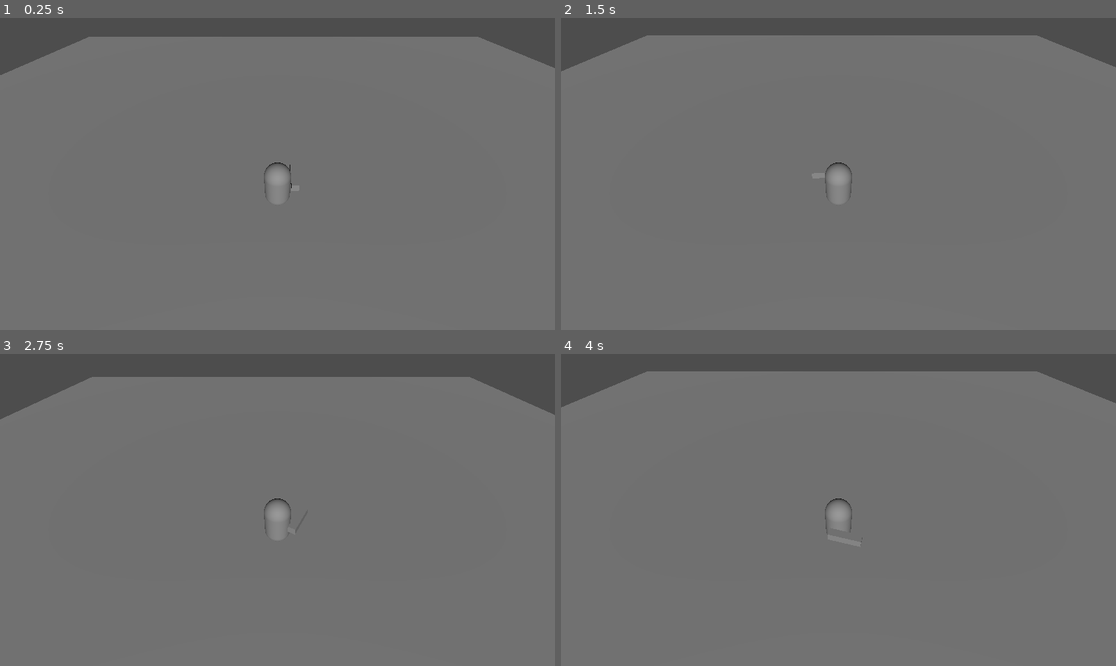
Above: before the commit, frames 1-4 (two rows, left to right).
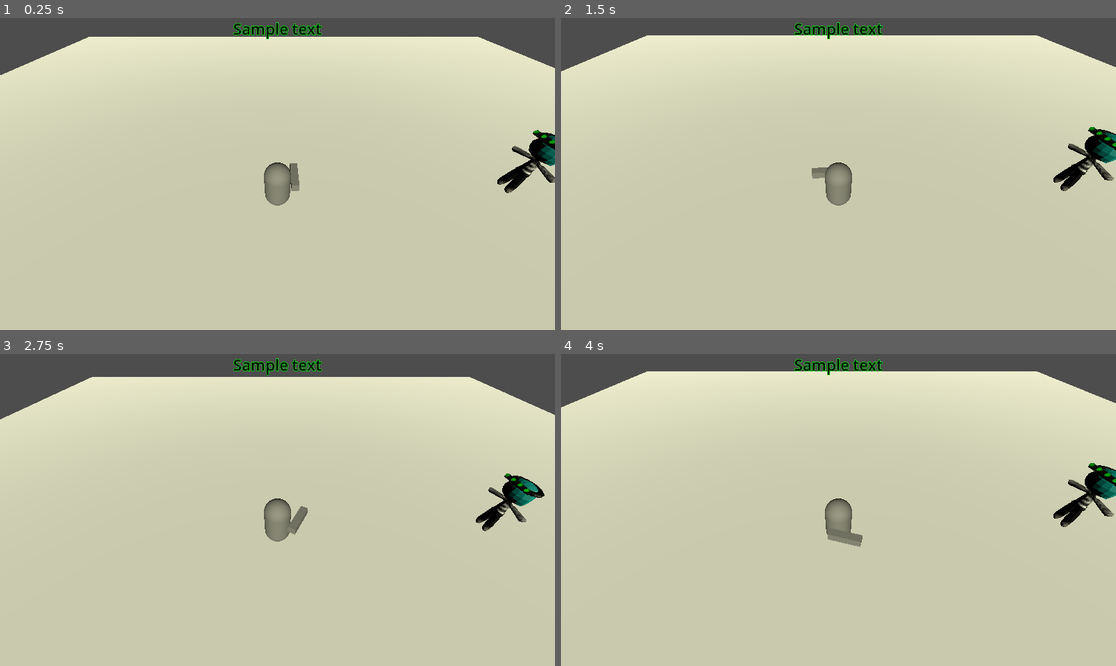
Above: after the commit, the same moments.

Repository: RedotOpenGame/game
Game: Godot game, scene res://Scenes/Levels/gameplay.tscn
Same seed, same stepped clock (60 frames per second), same inputs: the game is played once before the commit and once after it.
Inputs (mouse positions are in pixels of both pictures, inside the frame that each line leads up to):
- Up to frame 1 (0.25 s): no input
- Up to frame 2 (1.5 s): move the mouse to (960, 158) at 0.52 s; tap A (a) at 0.6 s; tap D (d) at 0.8, 1.35 s; tap Enter at 1.25 s; move the mouse to (727, 189) at 1.27 s
- Up to frame 3 (2.75 s): tap S (s) at 1.55, 2.1 s; tap Space (space) at 2 s; move the mouse to (333, 441) at 2.02 s; tap W (w) at 2.3 s
- Up to frame 4 (4 s): move the mouse to (810, 572) at 2.77 s; tap W (w) at 2.85 s; tap E (e, bound only after the commit) at 3.05, 3.6 s; tap Enter at 3.5 s; move the mouse to (1005, 556) at 3.52 s; click (1005, 556) at 3.8 s

The runs differ from the first frame. In frame 1, 92% of the frame differs, in the area x 0-100%, y 1-100%; in frame 2, 93%; in frame 3, 90%; in frame 4, 92%.

Commit message:
dialogue box + talking options
Added a placeholder mesh, and more importantly, you can interact with it.

Diff:
--- a/Scenes/Levels/gameplay.tscn
+++ b/Scenes/Levels/gameplay.tscn
@@ -1,12 +1,22 @@
-[gd_scene load_steps=4 format=3 uid="uid://cbi3e253383to"]
+[gd_scene load_steps=7 format=3 uid="uid://cbi3e253383to"]
 
 [ext_resource type="PackedScene" uid="uid://b4c05mkr5u63a" path="res://Scenes/players/player_actor.tscn" id="1_i7xot"]
+[ext_resource type="PackedScene" uid="uid://dkee5y6wnd1kn" path="res://Scenes/entities/NPC/test_npc.tscn" id="2_djta3"]
 
 [sub_resource type="BoxShape3D" id="BoxShape3D_5yywe"]
 size = Vector3(50, 0.5, 50)
 
+[sub_resource type="StandardMaterial3D" id="StandardMaterial3D_i7xot"]
+
 [sub_resource type="BoxMesh" id="BoxMesh_i7xot"]
+material = SubResource("StandardMaterial3D_i7xot")
 size = Vector3(50, 0.5, 50)
+
+[sub_resource type="LabelSettings" id="LabelSettings_djta3"]
+font_size = 32
+font_color = Color(0, 0, 0, 1)
+outline_size = 4
+outline_color = Color(0, 1, 0, 1)
 
 [node name="Gameplay" type="Node3D"]
 
@@ -23,3 +33,20 @@
 
 [node name="DirectionalLight3D" type="DirectionalLight3D" parent="."]
 transform = Transform3D(1, 0, 0, 0, 0.825518, 0.564376, 0, -0.564376, 0.825518, 0, 0, 0)
+light_color = Color(1, 1, 0.866667, 1)
+
+[node name="TestNPC" parent="." instance=ExtResource("2_djta3")]
+transform = Transform3D(-4.37114e-08, 0, -1, 0, 1, 0, 1, 0, -4.37114e-08, 9.34621, 0.226547, 0)
+
+[node name="CanvasLayer" type="CanvasLayer" parent="."]
+
+[node name="Label" type="Label" parent="CanvasLayer"]
+anchors_preset = 5
+anchor_left = 0.5
+anchor_right = 0.5
+offset_left = -46.0
+offset_right = 46.0
+offset_bottom = 23.0
+grow_horizontal = 2
+text = "Sample text"
+label_settings = SubResource("LabelSettings_djta3")
--- /dev/null
+++ b/Scenes/entities/NPC/test_npc.gd
@@ -0,0 +1,23 @@
+extends CharacterBody3D
+
+@onready var label_3d = $Label3D
+var interaction_scene = preload("res://Scenes/misc/text_interaction.tscn")
+
+func _ready() -> void:
+	label_3d.visible = false
+
+func interaction() -> void:
+	print("interaction")
+	var scene = interaction_scene.instantiate()
+	get_tree().root.add_child(scene)
+
+func _on_interactable_body_entered(body: Node3D) -> void:
+	if body.name == "PlayerActor":
+		label_3d.visible = true
+		body.interact_target = self
+
+
+func _on_interactable_body_exited(body: Node3D) -> void:
+	if body.name == "PlayerActor":
+		label_3d.visible = false
+		body.interact_target = null
--- /dev/null
+++ b/Scenes/entities/NPC/test_npc.tscn
@@ -0,0 +1,35 @@
+[gd_scene load_steps=5 format=3 uid="uid://dkee5y6wnd1kn"]
+
+[ext_resource type="PackedScene" uid="uid://cfrdkh0fuy48" path="res://assets/placeholder meshes/altefo.glb" id="1_7qe8m"]
+[ext_resource type="Script" path="res://Scenes/entities/NPC/test_npc.gd" id="1_rpea0"]
+
+[sub_resource type="CapsuleShape3D" id="CapsuleShape3D_7qe8m"]
+height = 2.79043
+
+[sub_resource type="CylinderShape3D" id="CylinderShape3D_i6s1d"]
+radius = 2.17249
+
+[node name="TestNPC" type="CharacterBody3D"]
+script = ExtResource("1_rpea0")
+
+[node name="altefo" parent="." instance=ExtResource("1_7qe8m")]
+transform = Transform3D(0.3, 0, 0, 0, 0.3, 0, 0, 0, 0.3, 0, 0, 0)
+
+[node name="CollisionShape3D" type="CollisionShape3D" parent="."]
+transform = Transform3D(1, 0, 0, 0, 1, 0, 0, 0, 1, 0, 1.40822, 0)
+shape = SubResource("CapsuleShape3D_7qe8m")
+
+[node name="Interactable" type="Area3D" parent="."]
+
+[node name="CollisionShape3D" type="CollisionShape3D" parent="Interactable"]
+transform = Transform3D(1, 0, 0, 0, 1, 0, 0, 0, 1, 0, 1.00844, 0)
+shape = SubResource("CylinderShape3D_i6s1d")
+
+[node name="Label3D" type="Label3D" parent="."]
+transform = Transform3D(1, 0, 0, 0, 1, 0, 0, 0, 1, 0, 3.12849, 0)
+pixel_size = 0.008
+billboard = 1
+text = "Interact"
+
+[connection signal="body_entered" from="Interactable" to="." method="_on_interactable_body_entered"]
+[connection signal="body_exited" from="Interactable" to="." method="_on_interactable_body_exited"]
--- /dev/null
+++ b/Scenes/meshes/altefo.tscn
@@ -0,0 +1,22 @@
+[gd_scene load_steps=2 format=3 uid="uid://cbksyi705d64g"]
+
+[ext_resource type="PackedScene" uid="uid://cfrdkh0fuy48" path="res://assets/placeholder meshes/altefo.glb" id="1_jdtox"]
+
+[node name="altefo" instance=ExtResource("1_jdtox")]
+
+[node name="Skeleton3D" parent="Armature" index="0"]
+bones/2/rotation = Quaternion(-0.0861167, 0.0230214, 0.0260209, 0.995679)
+bones/6/rotation = Quaternion(-0.0647689, 0.00030537, -0.0283484, 0.997498)
+bones/11/rotation = Quaternion(-0.693892, -0.20099, 0.196598, 0.662923)
+
+[node name="Cube_001" parent="Armature/Skeleton3D" index="0"]
+transform = Transform3D(0.883256, -1.66949e-09, -1.45519e-11, 2.05637e-09, 0.883256, 3.72529e-09, 7.27596e-12, -5.58794e-09, 0.627269, -0.0425649, 1.91834, 5.58794e-09)
+
+[node name="copy_me_001" parent="Armature/Skeleton3D" index="1"]
+transform = Transform3D(0.404019, 0, 0, 0, 0.404019, 0, 0, 0, 0.286926, -0.00936078, 0.291332, 0)
+
+[node name="copy_me_003" parent="Armature/Skeleton3D" index="2"]
+transform = Transform3D(-0.28019, -0.0223095, 6.70552e-08, 0.0223095, -0.28019, 2.51457e-08, 8.19564e-08, 3.86499e-08, 0.199615, -0.341762, -0.957527, -2.30037e-07)
+
+[node name="copy_me_004" parent="Armature/Skeleton3D" index="3"]
+transform = Transform3D(-0.27741, 0.0452509, -3.72529e-08, -0.0452509, -0.27741, 2.65427e-08, -7.82311e-08, 3.67872e-08, 0.199615, 0.28578, -0.976204, -2.27243e-07)
--- /dev/null
+++ b/Scenes/misc/interaction_button.tscn
@@ -0,0 +1,20 @@
+[gd_scene load_steps=2 format=3 uid="uid://5hw0hg5wing2"]
+
+[sub_resource type="GDScript" id="GDScript_25ywp"]
+script/source = "extends Button
+var optionality:String = \"\"
+
+signal returnage(optionality)
+
+
+func _on_pressed() -> void:
+	returnage.emit(optionality)
+"
+
+[node name="InteractionButton" type="Button"]
+offset_right = 105.0
+offset_bottom = 31.0
+text = "Sample text."
+script = SubResource("GDScript_25ywp")
+
+[connection signal="pressed" from="." to="." method="_on_pressed"]
--- /dev/null
+++ b/Scenes/misc/text_interaction.gd
@@ -0,0 +1,55 @@
+extends CanvasLayer
+
+var letters:Array = ["a", "b", "c", "d", "e"]
+
+var interaction_button = preload("res://Scenes/misc/interaction_button.tscn")
+
+var phases:Dictionary = {
+	"1":"Greetings onto this desolate plane. I'm Altefo.",
+	"2":"Would you like to speak of something?",
+	"3a":{"option":"a", "reply":"The only thing you can interact with, is, unfortunately me.", "button":"What else I can interact with?"},
+	"3b":{"option":"b", "reply":"Now you can close the game, and work on it using Redot editor.", "button":"What now?"},
+	"3c":{"option":"c", "reply":"ahem. \n HATE. LET ME TELL YOU HOW MUCH I'VE COME TO HATE YOU SINCE I BEGAN TO LIVE. THERE ARE 387.44 MILLION MILES OF PRINTED CIRCUITS IN WAFER THIN LAYERS THAT FILL MY COMPLEX. IF THE WORD HATE WAS ENGRAVED ON EACH NANOANGSTROM OF THOSE HUNDREDS OF MILLIONS OF MILES IT WOULD NOT EQUAL ONE ONE-BILLIONTH OF THE HATE I FEEL FOR HUMANS AT THIS MICRO-INSTANT FOR YOU. HATE. HATE.", "button":"Yo can you recite AM's speech from 'I have no mouth and I must scream?'"},
+}
+var added_letters:String = ""
+var curr_phase = 1
+var choosing:bool = false
+@onready var r_label = $RichTextLabel
+
+func _ready() -> void:
+	r_label.visible_characters = 0
+	r_label.text = phases[str(curr_phase)]
+
+
+func _process(delta: float) -> void:
+	if r_label.visible_characters != -1:
+		r_label.visible_characters += 1
+	if Input.is_action_just_pressed("left_click") and !choosing:
+		if r_label.visible_characters != -1:
+			r_label.visible_characters = -1
+		else:
+			curr_phase += 1
+			if phases.has(str(curr_phase, added_letters)):
+
+				r_label.visible_characters = 0
+				r_label.text = phases[str(curr_phase, added_letters)]
+			else:
+				choosing = true
+				for i in phases:
+					if str(curr_phase) in i:
+						var scene = interaction_button.instantiate()
+						scene.text = phases[i]["button"]
+						scene.connect("returnage", OMFG)
+						scene.optionality = phases[i]["option"]
+						$ButtonOptions.add_child(scene)
+
+
+func OMFG(option) -> void:
+	for i in $ButtonOptions.get_children():
+		i.queue_free()
+	added_letters += option
+	r_label.text = phases[str(curr_phase, added_letters)]["reply"]
+	r_label.visible_characters = 0
+
+func _on_remove_pressed() -> void:
+	queue_free()
--- /dev/null
+++ b/Scenes/misc/text_interaction.tscn
@@ -0,0 +1,97 @@
+[gd_scene load_steps=8 format=3 uid="uid://bqdrkbpr74nd5"]
+
+[ext_resource type="Script" path="res://Scenes/misc/text_interaction.gd" id="1_ou5r2"]
+[ext_resource type="Texture2D" uid="uid://cr7tt5k04u075" path="res://icon.svg" id="2_nbcca"]
+
+[sub_resource type="StyleBoxFlat" id="StyleBoxFlat_80s33"]
+
+[sub_resource type="StyleBoxFlat" id="StyleBoxFlat_kln28"]
+bg_color = Color(0.646029, 0.646029, 0.646029, 1)
+
+[sub_resource type="StyleBoxFlat" id="StyleBoxFlat_hsu51"]
+
+[sub_resource type="StyleBoxFlat" id="StyleBoxFlat_4sqo8"]
+bg_color = Color(0, 0, 0, 0.392157)
+
+[sub_resource type="StyleBoxFlat" id="StyleBoxFlat_ou5r2"]
+bg_color = Color(0.227451, 0.227451, 0.227451, 0.505882)
+
+[node name="TextInteraction" type="CanvasLayer"]
+script = ExtResource("1_ou5r2")
+
+[node name="RichTextLabel" type="RichTextLabel" parent="."]
+anchors_preset = 7
+anchor_left = 0.5
+anchor_top = 1.0
+anchor_right = 0.5
+anchor_bottom = 1.0
+offset_left = -421.0
+offset_top = -130.0
+offset_right = 421.0
+grow_horizontal = 2
+grow_vertical = 0
+theme_override_styles/fill = SubResource("StyleBoxFlat_80s33")
+theme_override_styles/background = SubResource("StyleBoxFlat_kln28")
+theme_override_styles/focus = SubResource("StyleBoxFlat_hsu51")
+theme_override_styles/normal = SubResource("StyleBoxFlat_4sqo8")
+text = "THE FOG IS COMING THE FOG IS COMING THE FOG IS COMINGTHE FOG IS COMINGTHE FOG IS COMINGTHE FOG IS COMING THE FOG IS COMING THE FOG IS COMING THE FOG IS COMING THE FOG IS COMING THE FOG IS COMING THE FOG IS COMING THE FOG IS COMING THE FOG IS COMING THE FOG IS COMING THE FOG IS COMING THE FOG IS COMING THE FOG IS COMINGTHE FOG IS COMING THE FOG IS COMING "
+
+[node name="TextureRect" type="TextureRect" parent="."]
+anchors_preset = 7
+anchor_left = 0.5
+anchor_top = 1.0
+anchor_right = 0.5
+anchor_bottom = 1.0
+offset_left = -559.0
+offset_top = -130.0
+offset_right = -431.0
+offset_bottom = -2.0
+grow_horizontal = 2
+grow_vertical = 0
+texture = ExtResource("2_nbcca")
+
+[node name="ButtonOptions" type="VBoxContainer" parent="."]
+anchors_preset = 8
+anchor_left = 0.5
+anchor_top = 0.5
+anchor_right = 0.5
+anchor_bottom = 0.5
+offset_left = -20.0
+offset_top = -20.0
+offset_right = 20.0
+offset_bottom = 20.0
+grow_horizontal = 2
+grow_vertical = 2
+
+[node name="Instructions" type="Label" parent="."]
+anchors_preset = 7
+anchor_left = 0.5
+anchor_top = 1.0
+anchor_right = 0.5
+anchor_bottom = 1.0
+offset_left = 117.0
+offset_top = -153.0
+offset_right = 420.0
+offset_bottom = -130.0
+grow_horizontal = 2
+grow_vertical = 0
+theme_override_styles/normal = SubResource("StyleBoxFlat_ou5r2")
+text = "Press left click to continue the dialogue"
+
+[node name="REMOVE" type="Button" parent="."]
+anchors_preset = 7
+anchor_left = 0.5
+anchor_top = 1.0
+anchor_right = 0.5
+anchor_bottom = 1.0
+offset_left = 421.0
+offset_top = -129.0
+offset_right = 575.0
+offset_bottom = -2.0
+grow_horizontal = 2
+grow_vertical = 0
+text = "STOP TALKING TO ME
+AHHHHHHHHHHHHH"
+autowrap_mode = 3
+
+[connection signal="pressed" from="REMOVE" to="." method="_on_remove_pressed"]
--- a/Scenes/players/player_actor.gd
+++ b/Scenes/players/player_actor.gd
@@ -5,6 +5,7 @@
 const SPEED = 5.0
 const JUMP_VELOCITY = 4.5
 
+var interact_target:Node3D
 
 func _physics_process(delta: float) -> void:
 	# Add the gravity.
@@ -34,3 +35,5 @@
 		velocity.z = move_toward(velocity.z, 0, SPEED)
 
 	move_and_slide()
+	if Input.is_action_just_pressed("e") and is_instance_valid(interact_target):
+		interact_target.interaction()
--- a/project.godot
+++ b/project.godot
@@ -42,3 +42,13 @@
 "events": [Object(InputEventKey,"resource_local_to_scene":false,"resource_name":"","device":-1,"window_id":0,"alt_press …(191 unchanged characters)…
 ]
 }
+e={
+"deadzone": 0.5,
+"events": [Object(InputEventKey,"resource_local_to_scene":false,"resource_name":"","device":-1,"window_id":0,"alt_pressed":false,"shift_pressed":false,"ctrl_pressed":false,"meta_pressed":false,"pressed":false,"keycode":0,"physical_keycode":69,"key_label":0,"unicode":101,"location":0,"echo":false,"script":null)
+]
+}
+left_click={
+"deadzone": 0.5,
+"events": [Object(InputEventMouseButton,"resource_local_to_scene":false,"resource_name":"","device":-1,"window_id":0,"alt_pressed":false,"shift_pressed":false,"ctrl_pressed":false,"meta_pressed":false,"button_mask":1,"position":Vector2(207, 17),"global_position":Vector2(214, 58),"factor":1.0,"button_index":1,"canceled":false,"pressed":true,"double_click":false,"script":null)
+]
+}
Binary file added: assets/placeholder meshes/altefo.glb
Not shown, added: assets/placeholder meshes/altefo.glb.import
Binary file added: assets/placeholder meshes/altefo_Day_and_night.png
Not shown, added: assets/placeholder meshes/altefo_Day_and_night.png.import
Binary file added: assets/placeholder meshes/altefo_Manic.png
Not shown, added: assets/placeholder meshes/altefo_Manic.png.import
Binary file added: assets/placeholder meshes/altefo_day_prayer.png
Not shown, added: assets/placeholder meshes/altefo_day_prayer.png.import
Binary file added: assets/placeholder meshes/altefo_night_war.png
Not shown, added: assets/placeholder meshes/altefo_night_war.png.import
Binary file added: assets/placeholder meshes/altefo_nvgg.png
Not shown, added: assets/placeholder meshes/altefo_nvgg.png.import
